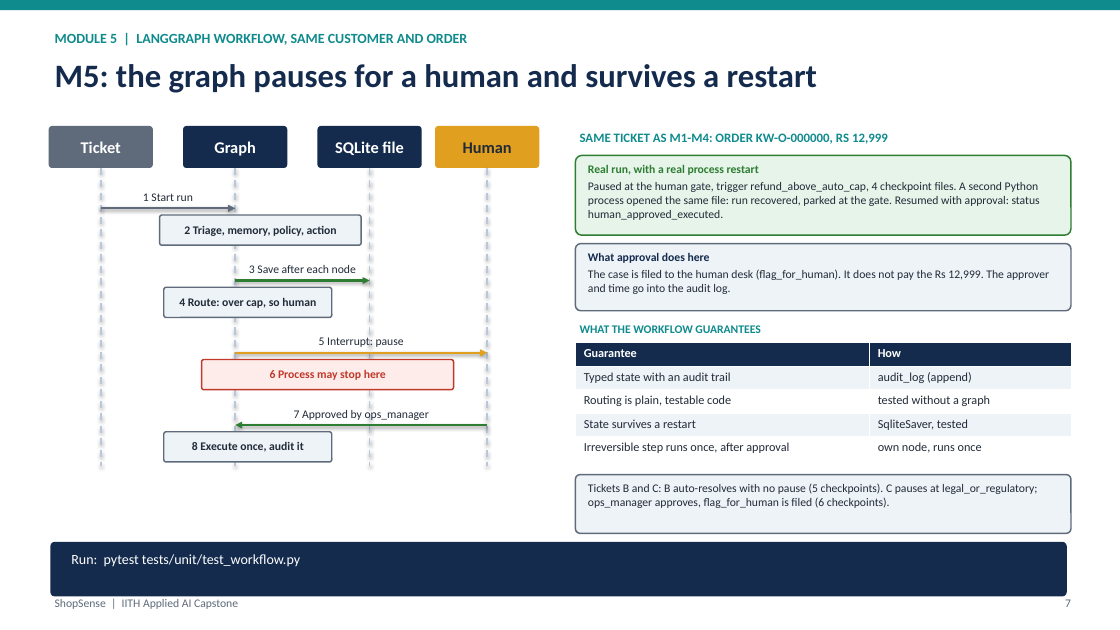
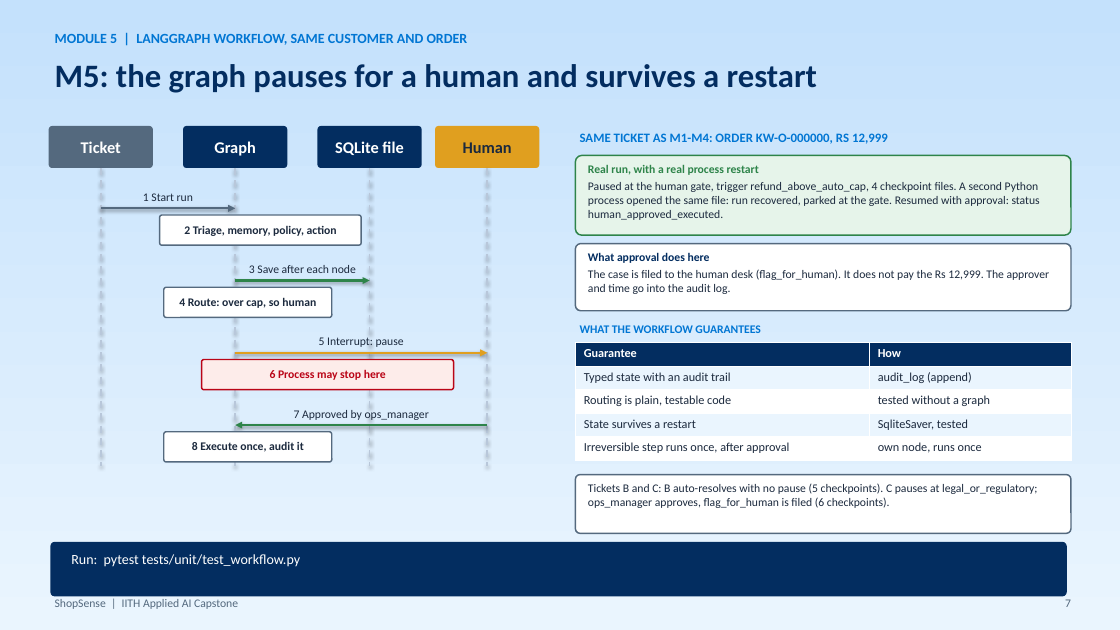
Before and after one commit to abhraj786/iith-ai-capstone-shopsense, a slide deck: slide 7 of docs/deck/iith-ai-capstone-shopsense.pptx. Drawn at 1120x630 pixels with LibreOffice and Linux fonts; fonts in the diff are those of the drawing. Boxes give left, top, right and bottom in pixels: in the first picture for what was removed or moved away, otherwise in the second. Text is boxed around its words. In the diff, an @@ line names an element or a change of style, - is before the commit and + after.

Commit message:
Deck: pale-blue gradient background, white cards, navy and bright-blue palette

```diff
--- a/docs/deck/iith-ai-capstone-shopsense.pptx
+++ b/docs/deck/iith-ai-capstone-shopsense.pptx
@@ background #FFFFFF to gradient #EAF5FE to #C4E1FC @@
@@ rectangle removed at <box>0,0,1120,10</box> @@
@@ text "M5: the graph pauses for ..." at <box>55,64,817,93</box>: text colour #142B4D to #032D60 @@
@@ rounded rectangle "Ticket" at <box>49,126,153,168</box>: fill #5F6B7A to #54697E @@
@@ rounded rectangle at <box>576,155,1071,235</box>: outline #2E7D32 1.25 pt to #2E844A 1.25 pt @@
@@ text "Real run, with a real ..." at <box>588,165,1040,220</box>: text colour #2E7D32 to #2E844A in "Real run, with a real process restart"; text colour #222B38 to #1C2A3E in "Paused at the human gate, trigger refund_above_auto_cap, ..." @@
@@ arrow (101, 208) - (235, 208): stroke #5F6B7A 2 pt to #54697E 2 pt @@
@@ text "What approval does here" at <box>588,252,1050,294</box>: text colour #142B4D to #032D60 in "What approval does here"; text colour #222B38 to #1C2A3E in "The case is filed to the human ..." @@
@@ arrow (235, 281) - (370, 281): stroke #2E7D32 2 pt to #2E844A 2 pt @@
@@ text colour #0F8B8D to #0176D3 in 3 elements at <box>55,34,468,45</box>, <box>580,133,888,144</box>, <box>580,325,760,333</box> @@
@@ table at <box>576,343,1071,460</box> @@
@@ fill #142B4D to #032D60 in row 1 @@
@@ fill #EEF3F8 to #EAF5FE in 4 cells @@
@@ text colour #222B38 to #1C2A3E @@
@@ rounded rectangle at <box>202,360,454,390</box>: outline #C0392B 1.25 pt to #BA0517 1.25 pt @@
@@ text "6 Process may stop here" at <box>270,370,386,380</box>: text colour #C0392B to #BA0517 @@
@@ fill #EEF3F8 to #FFFFFF; outline #5F6B7A 1.25 pt to #54697E 1.25 pt in 5 elements at <box>160,215,361,245</box>, <box>576,244,1071,311</box>, <box>576,475,1071,534</box>, <box>164,287,332,318</box>, <box>164,432,332,462</box> @@
@@ arrow (487, 425) - (235, 425): stroke #2E7D32 2 pt to #2E844A 2 pt @@
@@ text colour #222B38 to #1C2A3E in 9 elements at <box>435,126,539,168</box>, <box>143,193,193,201</box>, <box>184,226,337,236</box>, <box>249,265,356,273</box>, <box>179,297,316,308</box>, <box>319,337,404,347</box>, <box>294,410,429,420</box>, <box>192,442,304,452</box>, <box>588,483,1037,508</box> @@
@@ fill #142B4D to #032D60 in 3 elements at <box>183,126,287,168</box>, <box>318,126,422,168</box>, <box>50,542,1067,597</box> @@
@@ text "ShopSense | IITH Applied AI ..." at <box>55,599,238,609</box>: text colour #5F6B7A to #54697E @@
@@ text "7" at <box>1065,599,1071,607</box>: text colour #5F6B7A to #54697E @@
```
Also in this commit, not shown: 9 other slides changed, 1 other file.
